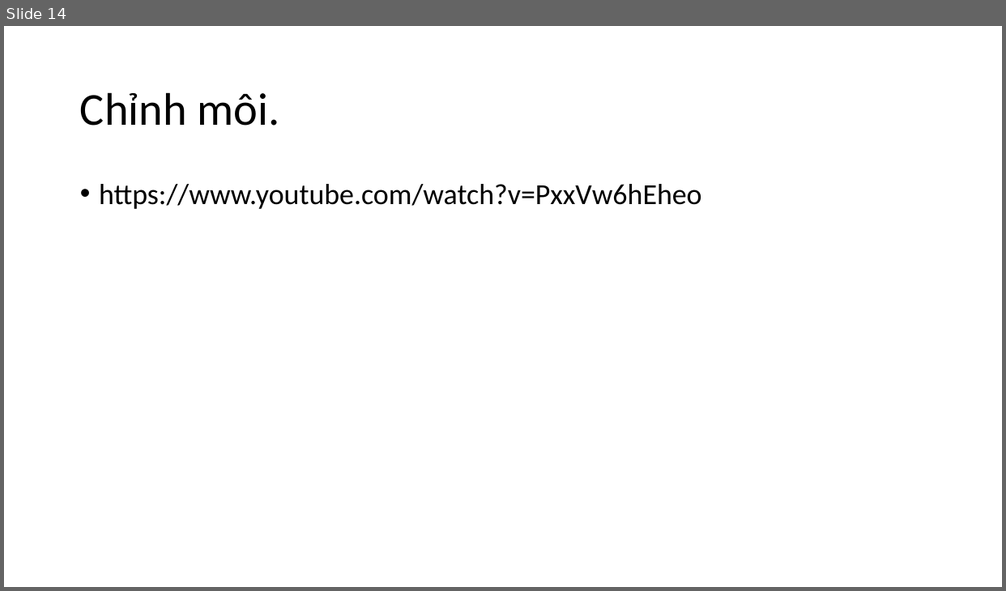
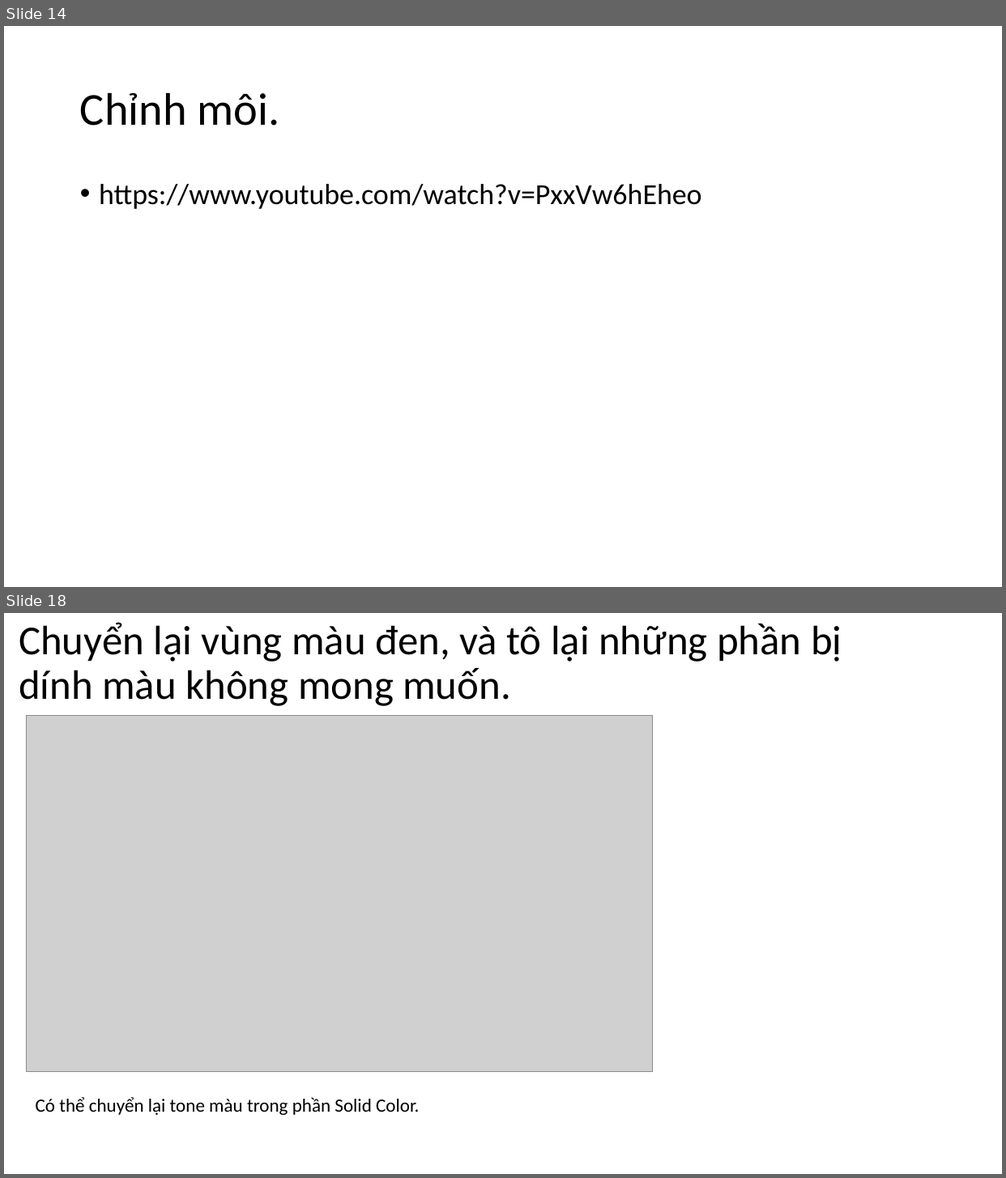
Before and after one commit to DangVanDoan05/photoshop, a slide deck: Điều chỉnh da mặt.pptx. Shown one above the other, each under a label of ours: slide 14 before the commit, slides 14 and 18 after it; the slides between them are not shown. The pictures are 1006x591 and 1006x1178 pixels, drawn with LibreOffice and Linux fonts; fonts in the diff are those of the drawing; grey boxes stand for pictures. Boxes give left, top, right and bottom in pixels: in the first picture for what was removed or moved away, otherwise in the second. Text is boxed around its words. In the diff, an @@ line names an element or a change of style, - is before the commit and + after.

```diff
--- a/Điều chỉnh da mặt.pptx
+++ b/Điều chỉnh da mặt.pptx
@@ slide 18 added at [4,613,1002,1174], background #FFFFFF @@
@@ title added at [19,622,842,706], 39.6 pt, text #000000 @@
+Chuyển lại vùng màu đen, và tô lại những phần bị dính màu không mong muốn.
@@ picture added at [27,715,653,1072] @@
@@ text added at [36,1097,419,1115], 18 pt, text #000000 @@
+Có thể chuyển lại tone màu trong phần Solid Color.
```
Also in this commit, not shown: 1 slide changed, 6 other slides added, 4 other files.
